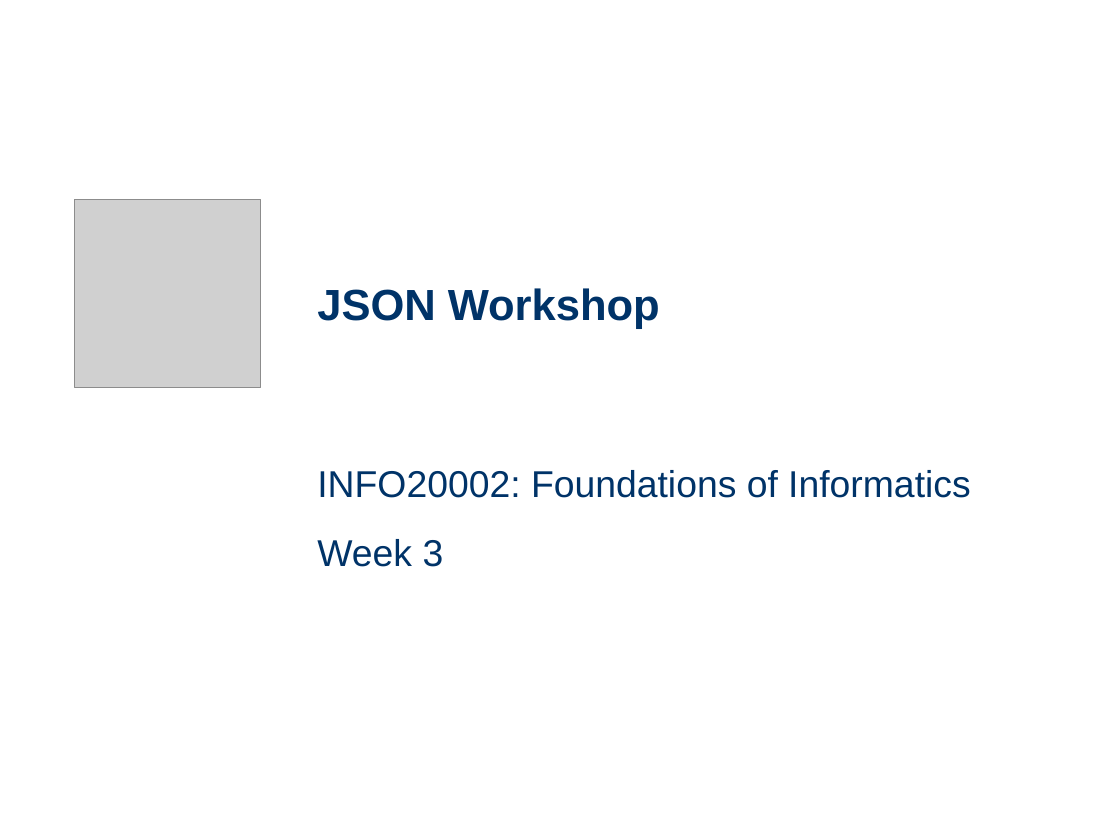
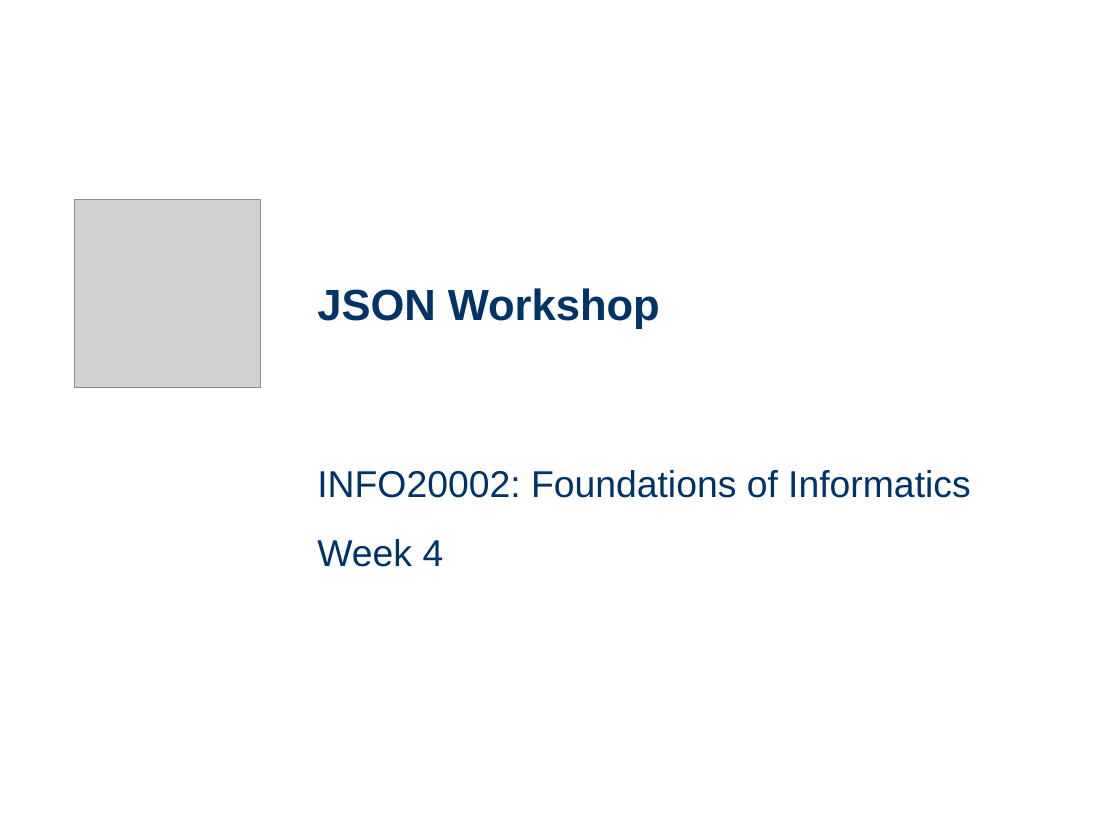
Before and after one commit to dreamind/ix, a slide deck: slide 1 of workshops/representing-data/json_workshop.ppt. Drawn at 1120x840 pixels with LibreOffice and Linux fonts; fonts in the diff are those of the drawing; grey boxes stand for pictures. Boxes give left, top, right and bottom in pixels: in the first picture for what was removed or moved away, otherwise in the second. Text is boxed around its words. In the diff, an @@ line names an element or a change of style, - is before the commit and + after.

```diff
--- a/workshops/representing-data/json_workshop.ppt
+++ b/workshops/representing-data/json_workshop.ppt
@@ subtitle at (x1=317, y1=539, x2=444, y2=567): text changed @@
-Week 3
+Week 4
```
Also in this commit, not shown: 5 other files.
